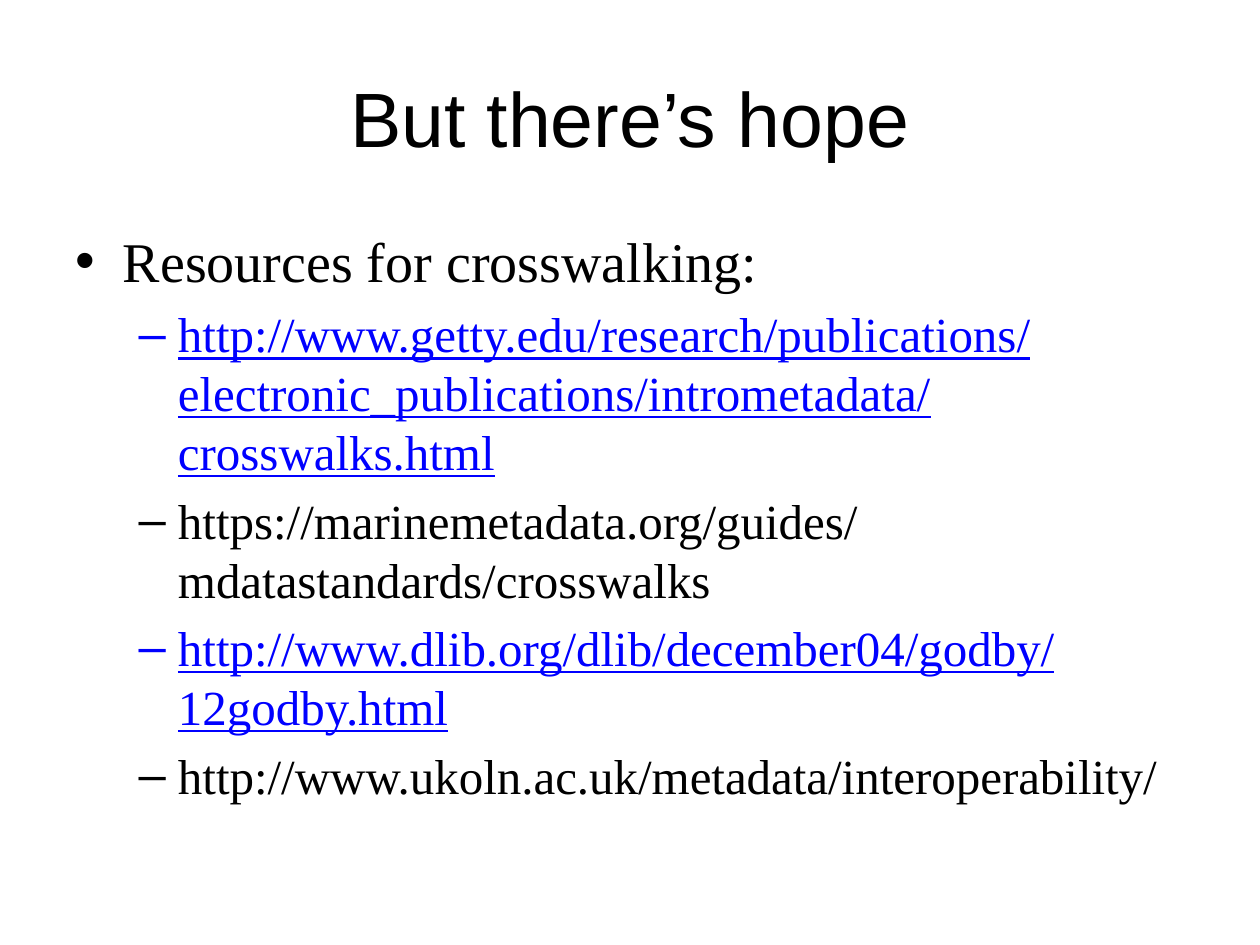
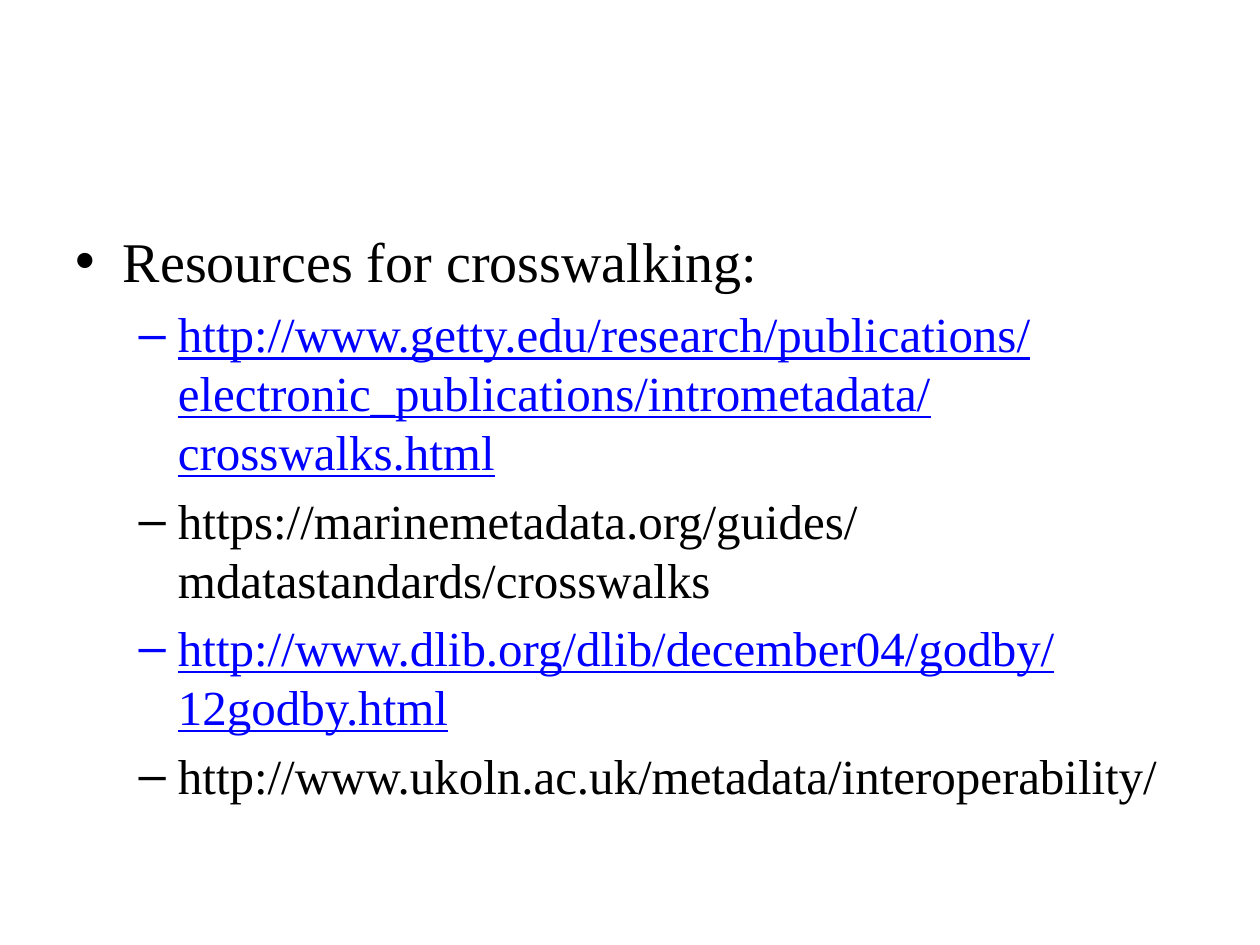
Before and after one commit to DataCurationWorkshop/HongKongCurationWorkshop, a slide deck: slide 23 of Day_2/Day_2_Lectures/Day_2_Lecture_Metadata2.pptx. Drawn at 1260x945 pixels with LibreOffice and Linux fonts; fonts in the diff are those of the drawing; background and template pictures are left out. Boxes give left, top, right and bottom in pixels: in the first picture for what was removed or moved away, otherwise in the second. Text is boxed around its words. In the diff, an @@ line names an element or a change of style, - is before the commit and + after.

```diff
--- a/Day_2/Day_2_Lectures/Day_2_Lecture_Metadata2.pptx
+++ b/Day_2/Day_2_Lectures/Day_2_Lecture_Metadata2.pptx
@@ title removed at (x1=350, y1=91, x2=909, y2=162) @@
-But there’s hope
```
Also in this commit, not shown: 6 other slides changed, 7 slides added, 4 slides removed.
